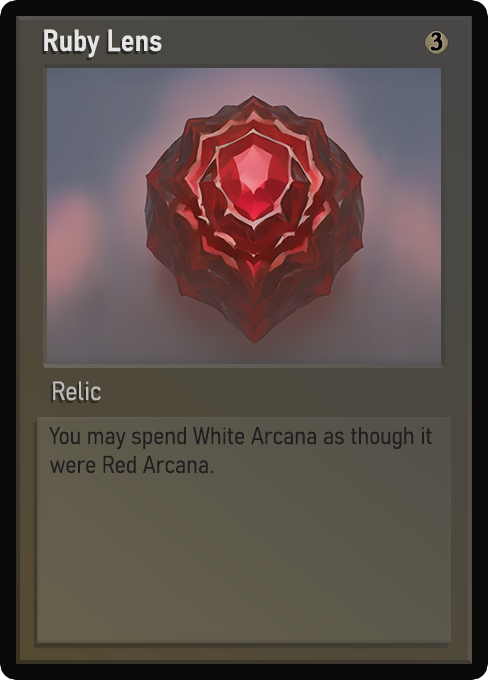
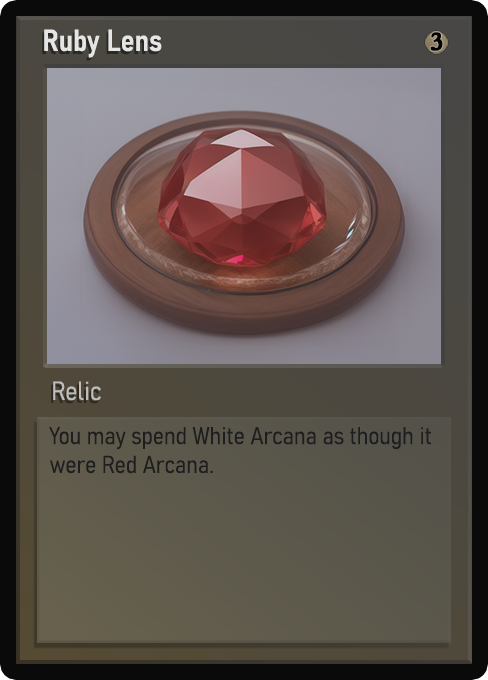
Layered file, before and after one edit (488px x 680px). Changes by layer:
painted on "Name" over [left=51, top=33, right=162, bottom=58]
painted on "Class" over [left=59, top=383, right=101, bottom=401]
painted on "Desc_norm" over [left=59, top=427, right=432, bottom=474]
renamed "Layer 4" to "Artwork", painted on it over [left=47, top=68, right=441, bottom=364]
